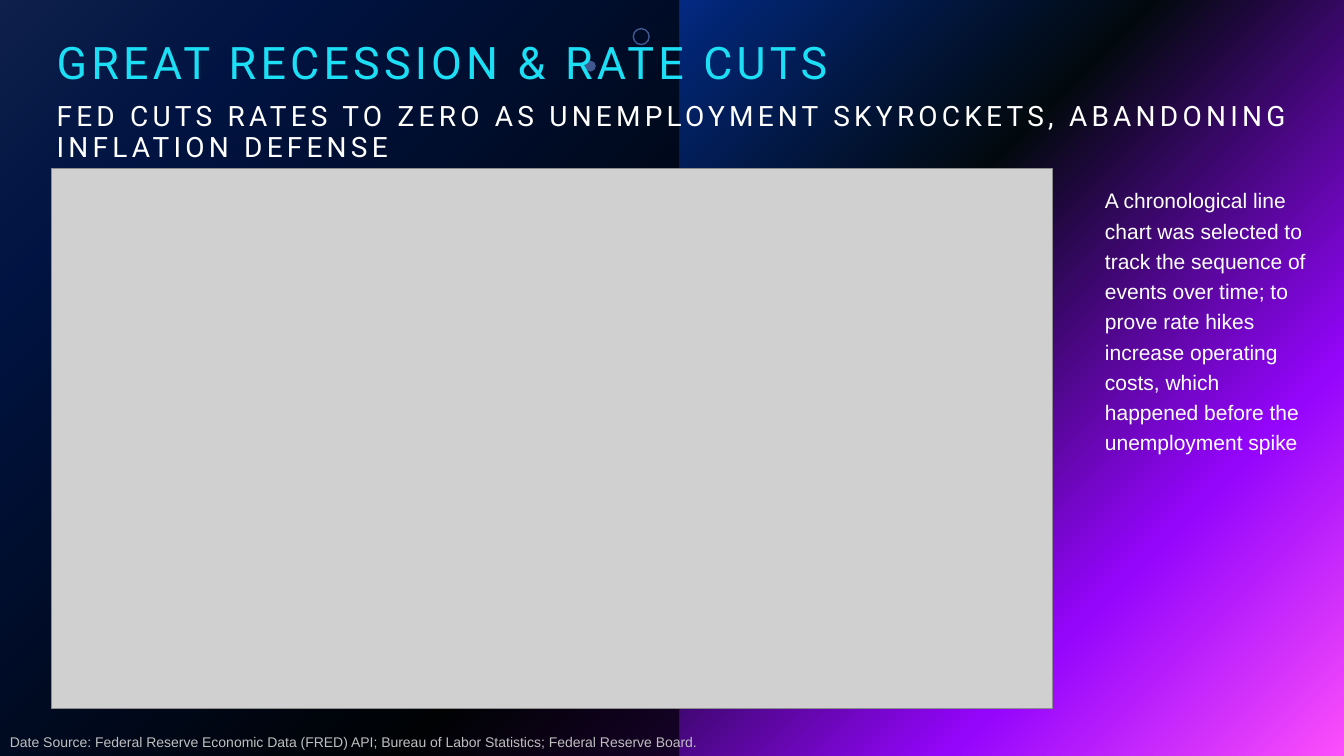
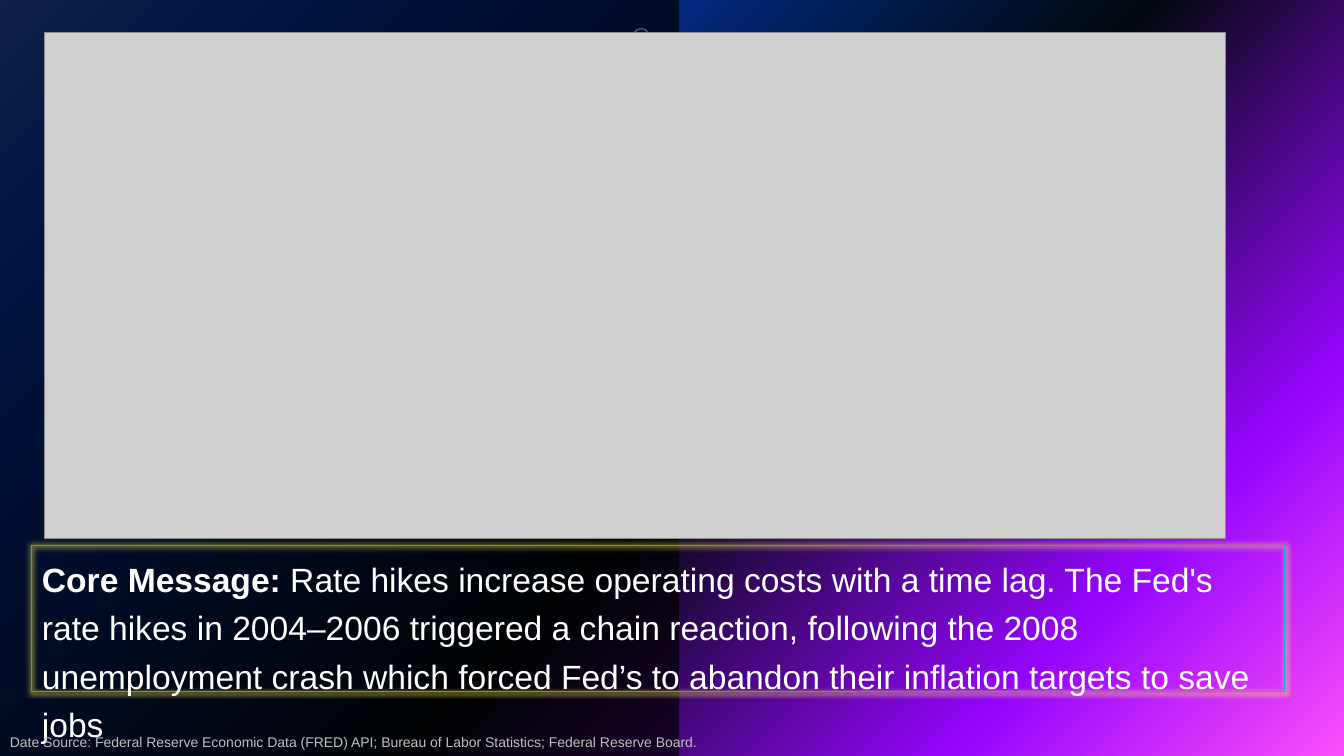
Before and after one commit to meiqing39/DATA-608, a slide deck: slide 2 of Story 2/Story 2 Mei Qi Ng.pptx. Drawn at 1344x756 pixels with LibreOffice and Linux fonts; fonts in the diff are those of the drawing; grey boxes stand for pictures; background and template pictures are left out. Boxes give left, top, right and bottom in pixels: in the first picture for what was removed or moved away, otherwise in the second. Text is boxed around its words. In the diff, an @@ line names an element or a change of style, - is before the commit and + after.

```diff
--- a/Story 2/Story 2 Mei Qi Ng.pptx
+++ b/Story 2/Story 2 Mei Qi Ng.pptx
@@ picture added at [44, 32, 1226, 538] @@
@@ title removed at [57, 38, 827, 91] @@
-GREAT RECESSION & RATE CUTS
@@ text removed at [46, 88, 1344, 168] @@
-FED CUTS RATES TO ZERO AS UNEMPLOYMENT SKYROCKETS, ABANDONING INFLATION DEFENSE
@@ freeform shape removed at [585, 60, 596, 72] @@
@@ picture removed at [51, 168, 1053, 709] @@
@@ text removed at [1105, 192, 1305, 455] @@
-A chronological line chart was selected to track the sequence of events over time; to prove rate hikes increase operating costs, which happened before the unemployment spike
@@ text added at [32, 545, 1286, 692], outline #00B0F0 0.75 pt, 24 pt, text #FFFFFF @@
+Core Message: Rate hikes increase operating costs with a time lag. The Fed's rate hikes in 2004–2006 triggered a chain reaction, following the 2008 unemployment crash which forced Fed’s to abandon their inflation targets to save jobs
```
Also in this commit, not shown: 3 other slides changed, 1 other file.
